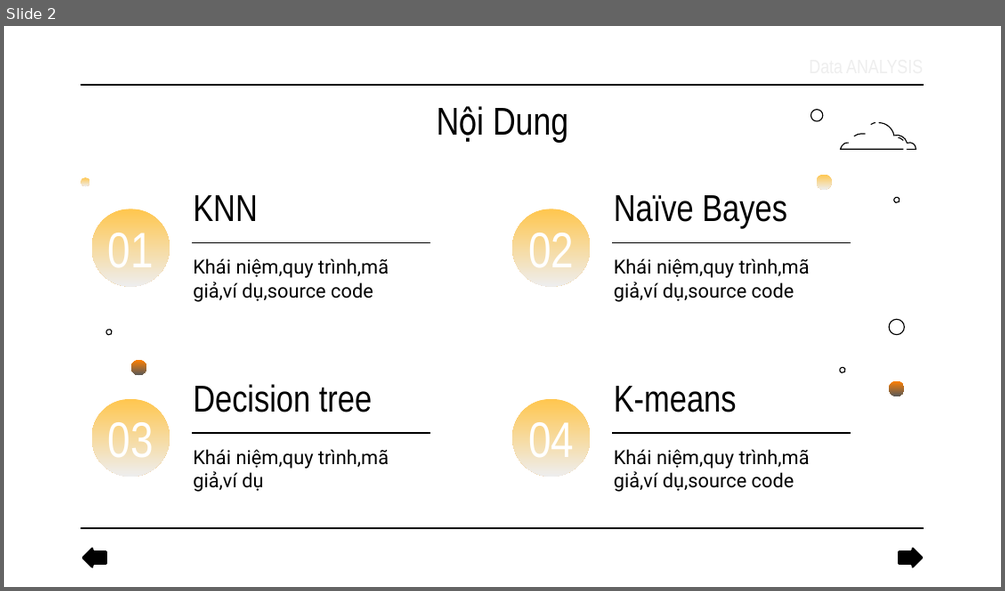
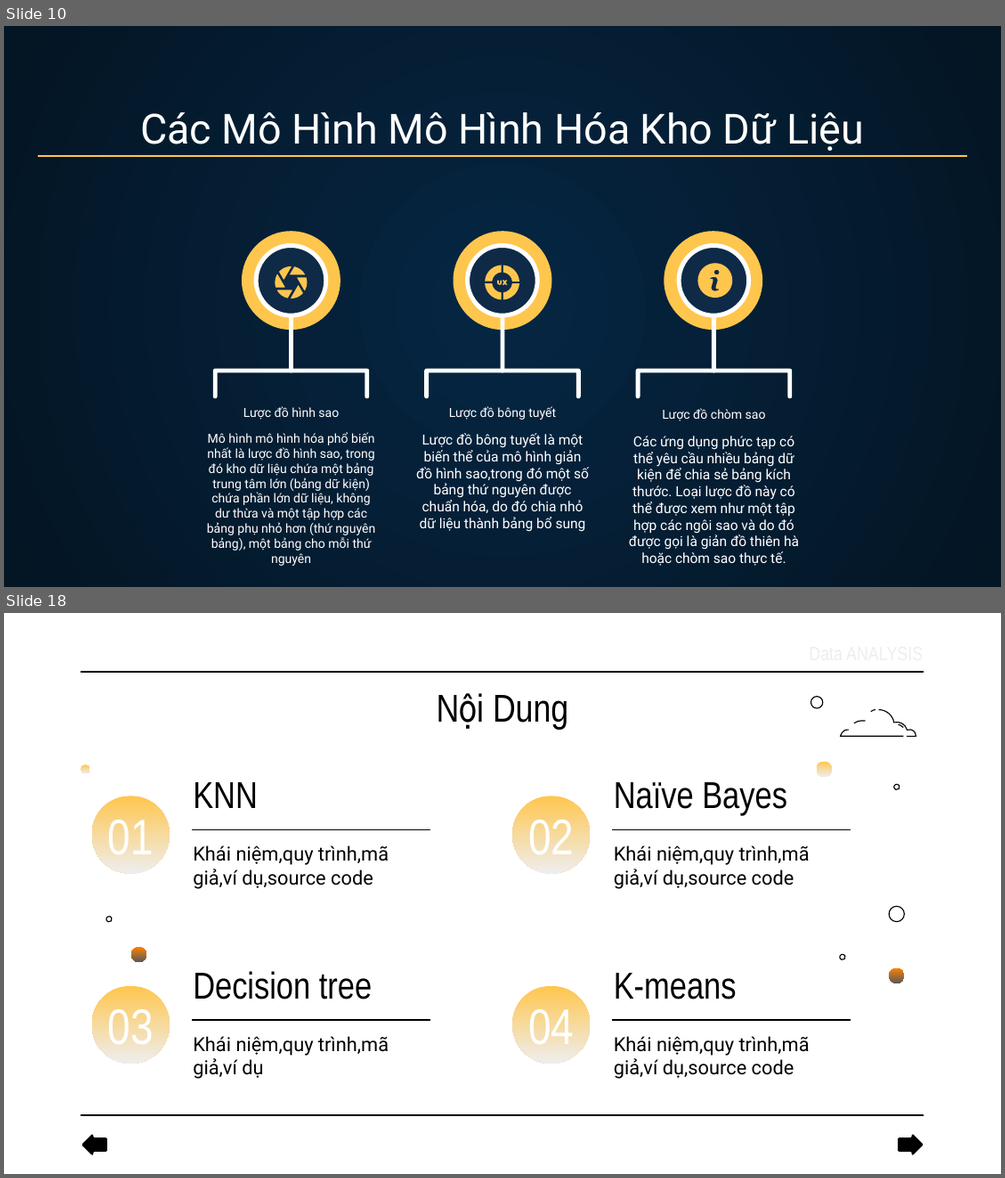
Before and after one commit to PQT1679/DataMining, a slide deck: PowerPoint_Word/Phan Quang Thắng_19CNTTD.pptx. Shown one above the other, each under a label of ours: slide 2 before the commit, slides 10 and 18 after it; the slides between them are not shown. The pictures are 1005x591 and 1005x1178 pixels, drawn with LibreOffice and Linux fonts; fonts in the diff are those of the drawing. Boxes give left, top, right and bottom in pixels: in the first picture for what was removed or moved away, otherwise in the second. Text is boxed around its words. In the diff, an @@ line names an element or a change of style, - is before the commit and + after.

```diff
--- a/PowerPoint_Word/Phan Quang Thắng_19CNTTD.pptx
+++ b/PowerPoint_Word/Phan Quang Thắng_19CNTTD.pptx
@@ slide 10 added at [4, 26, 1001, 587], background gradient #052643 to #041523 @@
@@ title added at [140, 112, 864, 151], 30 pt, text #FFFFFF @@
+Các Mô Hình Mô Hình Hóa Kho Dữ Liệu
@@ line added from (38, 156) to (967, 156), #FFC64E 0.75 pt @@
@@ freeform shape added at [235, 232, 347, 330], fill #FFC64E @@
@@ freeform shape added at [446, 232, 558, 330], fill #FFC64E @@
@@ freeform shape added at [657, 232, 769, 330], fill #FFC64E @@
@@ freeform shape added at [242, 243, 328, 318], fill #FFFFFF @@
@@ freeform shape added at [251, 245, 331, 315], fill #0E2A47 @@
@@ freeform shape added at [453, 243, 539, 318], fill #FFFFFF @@
@@ freeform shape added at [462, 245, 542, 315], fill #0E2A47 @@
@@ freeform shape added at [663, 243, 751, 318], fill #FFFFFF @@
@@ freeform shape added at [674, 245, 752, 315], fill #0E2A47 @@
@@ freeform shape added at [698, 264, 733, 298], fill #FFC64E @@
@@ freeform shape added at [289, 273, 293, 373], fill #FFFFFF @@
@@ group added at [275, 266, 307, 298]: 6 freeform shapes @@
@@ freeform shape added at [501, 273, 504, 373], fill #FFFFFF @@
@@ group added at [485, 265, 519, 299]: 6 freeform shapes @@
@@ freeform shape added at [712, 273, 716, 373], fill #FFFFFF @@
@@ freeform shape added at [213, 368, 370, 398], fill #FFFFFF @@
@@ freeform shape added at [425, 368, 581, 398], fill #FFFFFF @@
@@ freeform shape added at [636, 368, 793, 398], fill #FFFFFF @@
@@ title added at [243, 406, 339, 419], 9 pt, text #FFFFFF @@
+Lược đồ hình sao
@@ title added at [449, 406, 556, 419], 9 pt, text #FFFFFF @@
+Lược đồ bông tuyết
@@ title added at [662, 408, 766, 421], 9 pt, text #FFFFFF @@
+Lược đồ chòm sao
@@ subtitle added at [207, 432, 375, 565], 9 pt, text #FFFFFF @@
+Mô hình mô hình hóa phổ biến nhất là lược đồ hình sao, trong đó kho dữ liệu chứa một bảng trung tâm lớn (bảng dữ kiện) chứa phần lớn dữ liệu, không dư thừa và một tập hợp các bảng phụ nhỏ hơn (thứ nguyên bảng), một bảng cho mỗi thứ nguyên
@@ subtitle added at [416, 433, 589, 532], 10 pt, text #FFFFFF @@
+Lược đồ bông tuyết là một biến thể của mô hình giản đồ hình sao,trong đó một số bảng thứ nguyên được chuẩn hóa, do đó chia nhỏ dữ liệu thành bảng bổ sung
@@ subtitle added at [629, 435, 799, 565], 10 pt, text #FFFFFF @@
+Các ứng dụng phức tạp có thể yêu cầu nhiều bảng dữ kiện để chia sẻ bảng kích thước. Loại lược đồ này có thể được xem như một tập hợp các ngôi sao và do đó được gọi là giản đồ thiên hà hoặc chòm sao thực tế.
@@ what was slide 2 is now slide 18 @@
```
Also in this commit, not shown: 1 slide changed, 15 other slides added, 33 other files.
